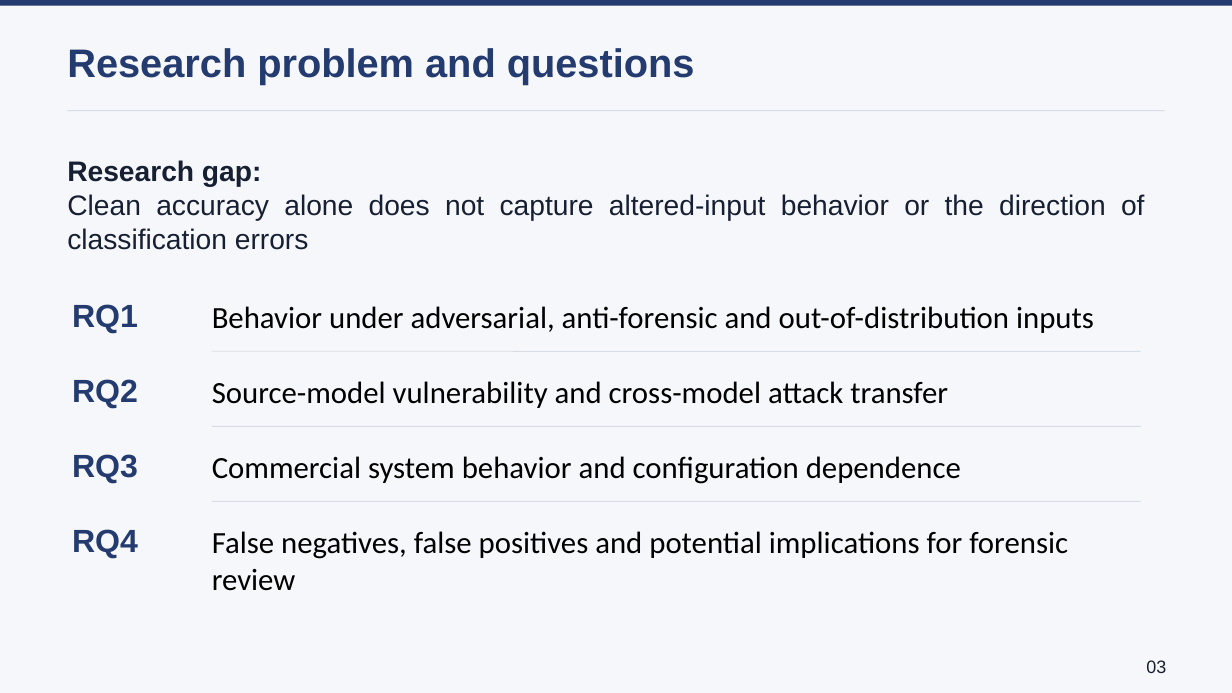
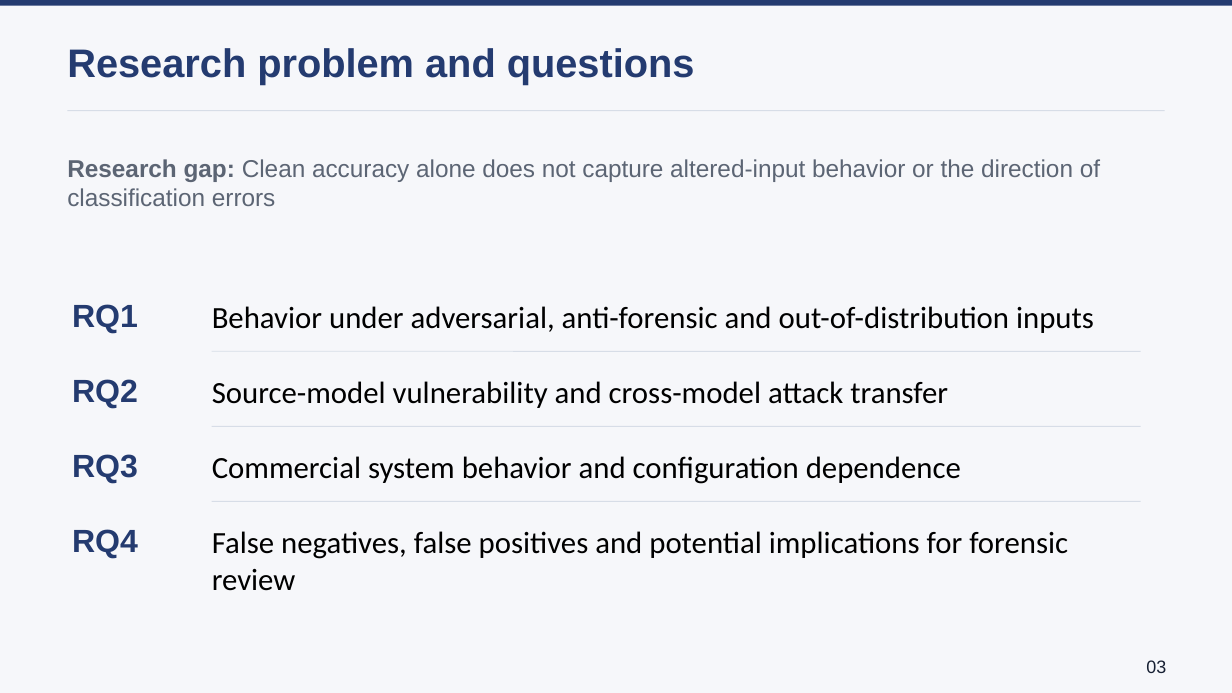
Before and after one commit to lmolinario/Molinario_Thesis_Defense_2026, a slide deck: slide 3 of Molinario_Thesis_Defense_2026.pptx. Drawn at 1232x693 pixels with LibreOffice and Linux fonts; fonts in the diff are those of the drawing. Boxes give left, top, right and bottom in pixels: in the first picture for what was removed or moved away, otherwise in the second. Text is boxed around its words. In the diff, an @@ line names an element or a change of style, - is before the commit and + after.

```diff
--- a/Molinario_Thesis_Defense_2026.pptx
+++ b/Molinario_Thesis_Defense_2026.pptx
@@ text at (67, 159, 1100, 206): text changed; size 22 to 19 pt; text colour #172033 to #5C6574 @@
-Research gap:
-Clean accuracy alone does not capture altered-input behavior or the direction of classification errors
+Research gap: Clean accuracy alone does not capture altered-input behavior or the direction of classification errors
```
Also in this commit, not shown: 2 other slides changed.
